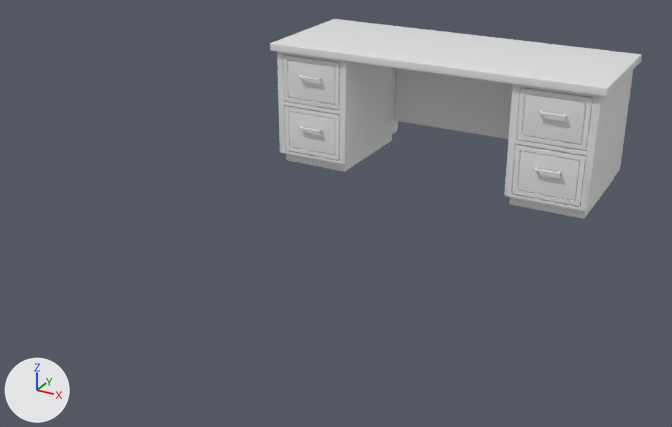
Before and after pictures for a commit that changed the Blender file Models/Blend/Desk.blend.
Camera for both pictures: a camera (50 mm lens) standing at (2.21, -5.56, 2.27) and looking at (-0.11, -1.34, 0.17). The lights are fixed; the arrows at lower left show +X, +Y and +Z. The same objects are shown in both versions, whatever each file hides.

The first picture shows 'Desk_high', 'Drawer1_high', 'Drawer2_high', 'Drawer3_high', 'Drawer4_high'.
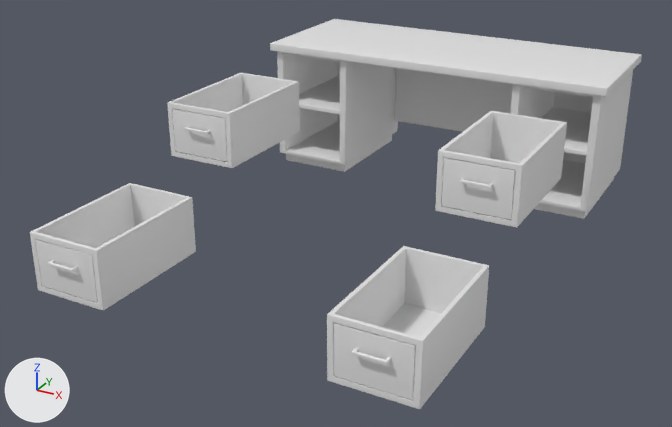
The edits, one by one:
Object 'Drawer1_high' (ob_drawer1_high) moves from (-0.813, -0.407, 0.601) to (-0.813, -1.63, 0.601).
Object 'Drawer2_high' (ob_drawer2_high) moves from (-0.813, -0.407, 0.249) to (-0.813, -2.719, 0.249).
Object 'Drawer4_high' (ob_drawer4_high) moves from (0.813, -0.407, 0.249) to (0.813, -2.719, 0.249).
Object 'Drawer3_high' (ob_drawer3_high) moves from (0.813, -0.407, 0.601) to (0.813, -1.63, 0.601).

Boxes [x1, y1, x2, y2] around the edits, measured in the pictures (672 x 427 px):
'Drawer4_high', moved
    before: [512, 144, 586, 207]
    after: [327, 246, 489, 409]
'Drawer2_high', moved
    before: [285, 106, 340, 160]
    after: [30, 183, 196, 311]
'Drawer3_high', moved
    before: [517, 87, 593, 151]
    after: [435, 111, 567, 228]
'Drawer1_high', moved
    before: [283, 54, 340, 110]
    after: [167, 73, 300, 168]
